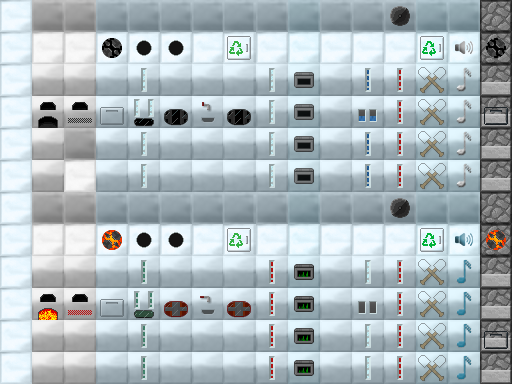
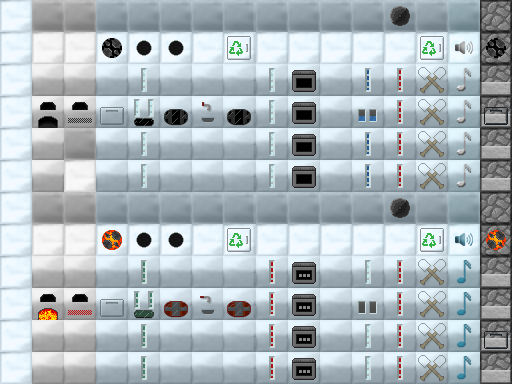
Layered file, before and after one edit (512x384). Changes by layer:
added layer "crop matron" above "Автосадовник" over <box>416,0,448,384</box>
added layer "crop scanner" above "Анализатор семян" over <box>288,0,320,384</box>
